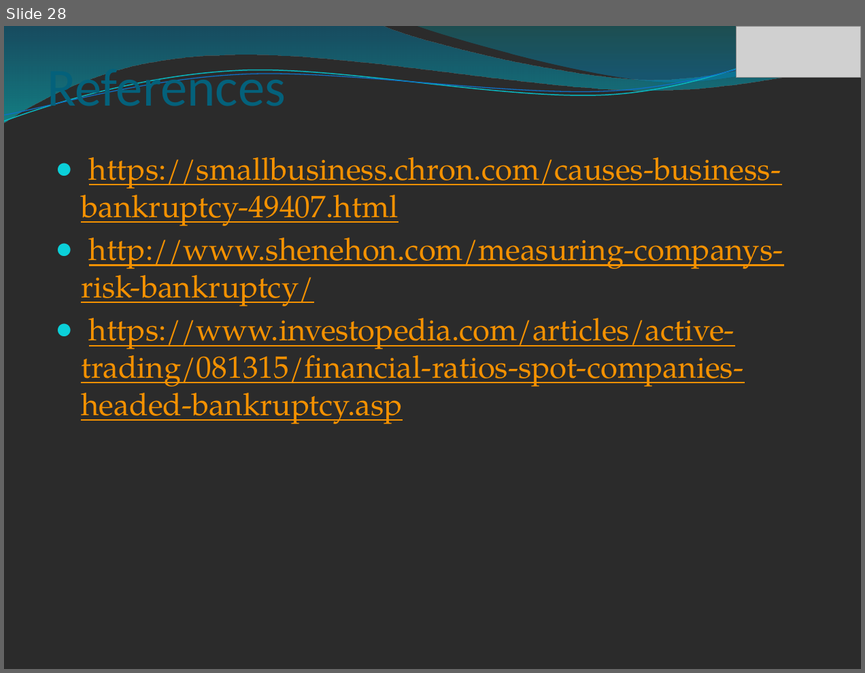
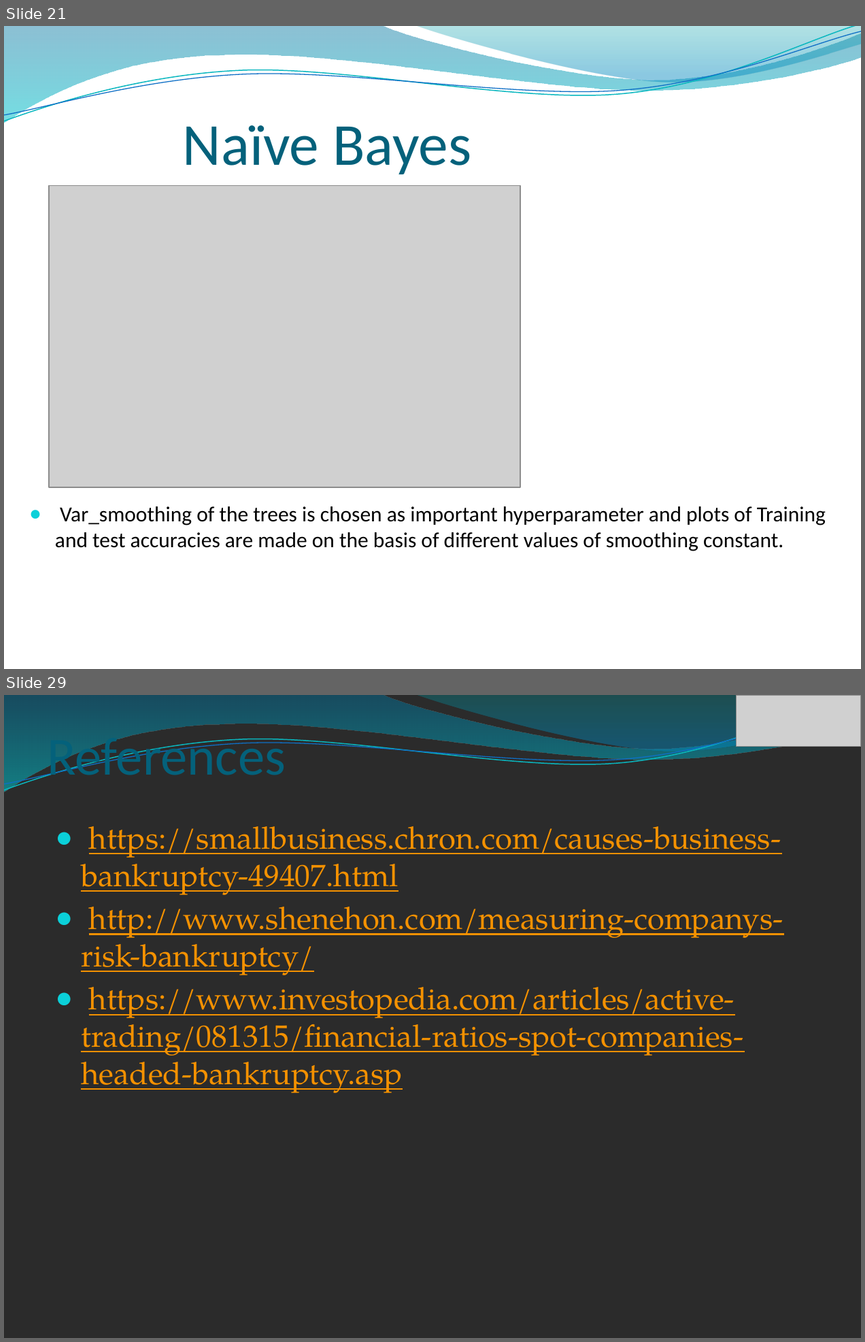
Before and after one commit to iamkuntaldinda/datasets-, a slide deck: Practicum 3.pptx. Shown one above the other, each under a label of ours: slide 28 before the commit, slides 21 and 29 after it; the slides between them are not shown. The pictures are 865x673 and 865x1342 pixels, drawn with LibreOffice and Linux fonts; fonts in the diff are those of the drawing; grey boxes stand for pictures; background and template pictures are left out; a plain dark background stands for a picture behind light text. Boxes give left, top, right and bottom in pixels: in the first picture for what was removed or moved away, otherwise in the second. Text is boxed around its words. In the diff, an @@ line names an element or a change of style, - is before the commit and + after.

```diff
--- a/Practicum 3.pptx
+++ b/Practicum 3.pptx
@@ slide 21 added at <box>4,26,861,669</box>, background picture (left out); not listed: 4 template elements that a slide beside it also shows @@
@@ title added at <box>183,125,471,174</box>, 50 pt, text #04617B @@
+Naïve Bayes
@@ picture added at <box>50,185,521,487</box> @@
@@ text added at <box>55,506,825,551</box>, 18 pt, text #000000 @@
+● Var_smoothing of the trees is chosen as important hyperparameter and plots of Training and test accuracies are made on the basis of different values of smoothing constant.
@@ what was slide 28 is now slide 29 @@
```
Also in this commit, not shown: 10 slides changed, 7 other slides added, 7 slides removed, 2 other files.
